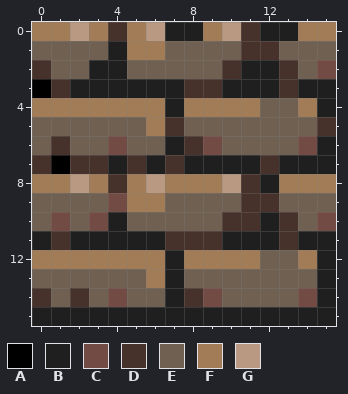
One commit to this pixel-art sprite: sourceAssets/tiles/wallBottom.png. This is how it looked before the edit.
The file is 16x16 pixels. Colours within 5 levels of each other are drawn and written as one.
Palette (. is transparent): A #000000  B #1f1f20  C #734b45  D #46322b  E #706051  F #a27c57  G #ba9982
Pixels before, first column x 0:
 0 FFGFDFGBBFGDBBFF
 1 EEEEBFFEEEEDDEEE
 2 DEEBBEEEEEDBBDEC
 3 ADBBBBBBDDBBBDBB
 4 FFFFFFFBFFFFEEFB
 5 EEEEEEFDEEEEEEED
 6 EDEECEEBDCEEEECB
 7 DADDBDBDBBBBDBBB
 8 FFGFDFGFFFGDBFFF
 9 EEEECFFEEEEDDEEE
10 ECECBEEEEEDDBDEC
11 BDBBBBBDDDBBBDBB
12 FFFFFFFBFFFFEEFB
13 EEEEEEFBEEEEEEEB
14 DEDECEEBDCEEEECB
15 BBBBBBBBBBBBBBBB
New version:
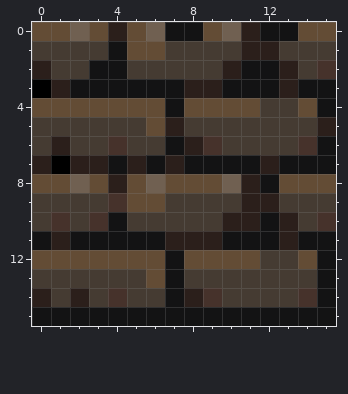
Changes in this commit:
Colour B changes from #1f1f20 to #131314.
Colour C changes from #734b45 to #46322b.
Colour D changes from #46322b to #2b1f1b.
Colour E changes from #706051 to #453b32.
Colour F changes from #a27c57 to #634c35.
Colour G changes from #ba9982 to #706051.
Boxes around the changes in both pictures, in picture pixels (x1, y1, x2, y2):
changed: (32, 22, 336, 326)
